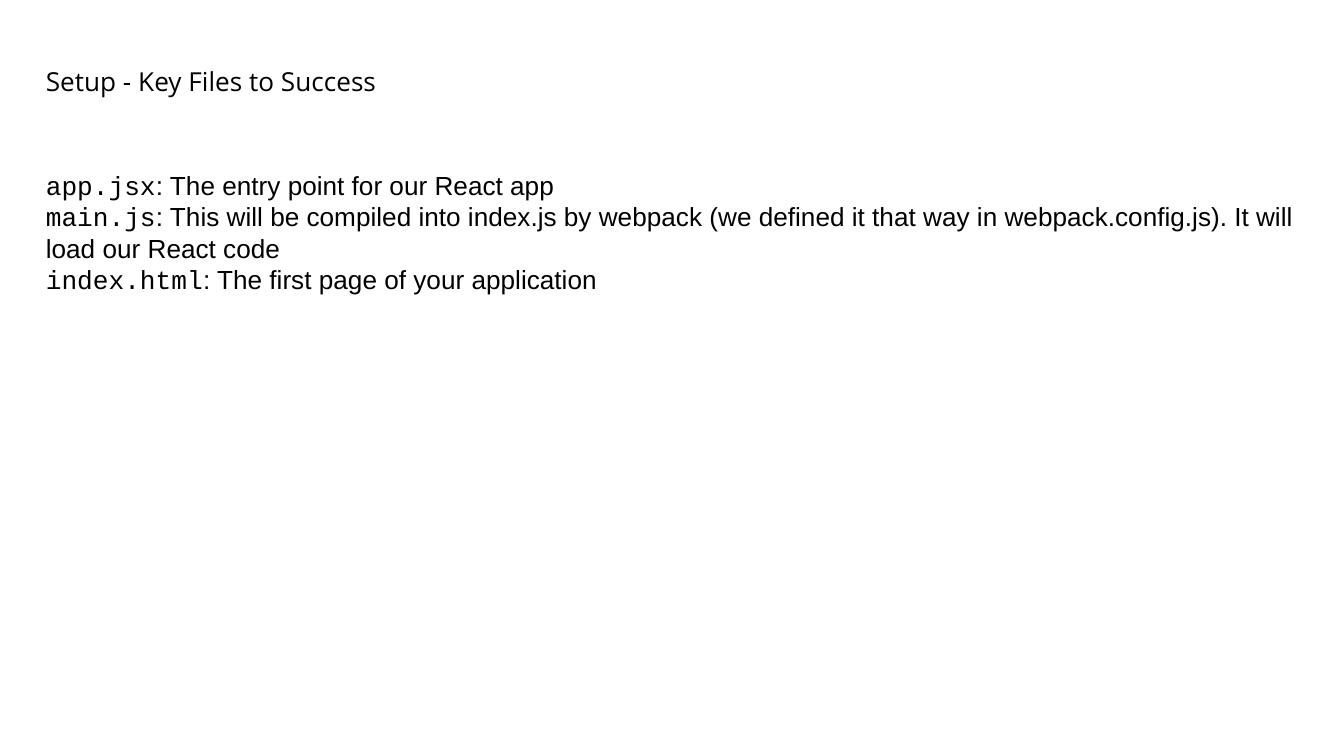
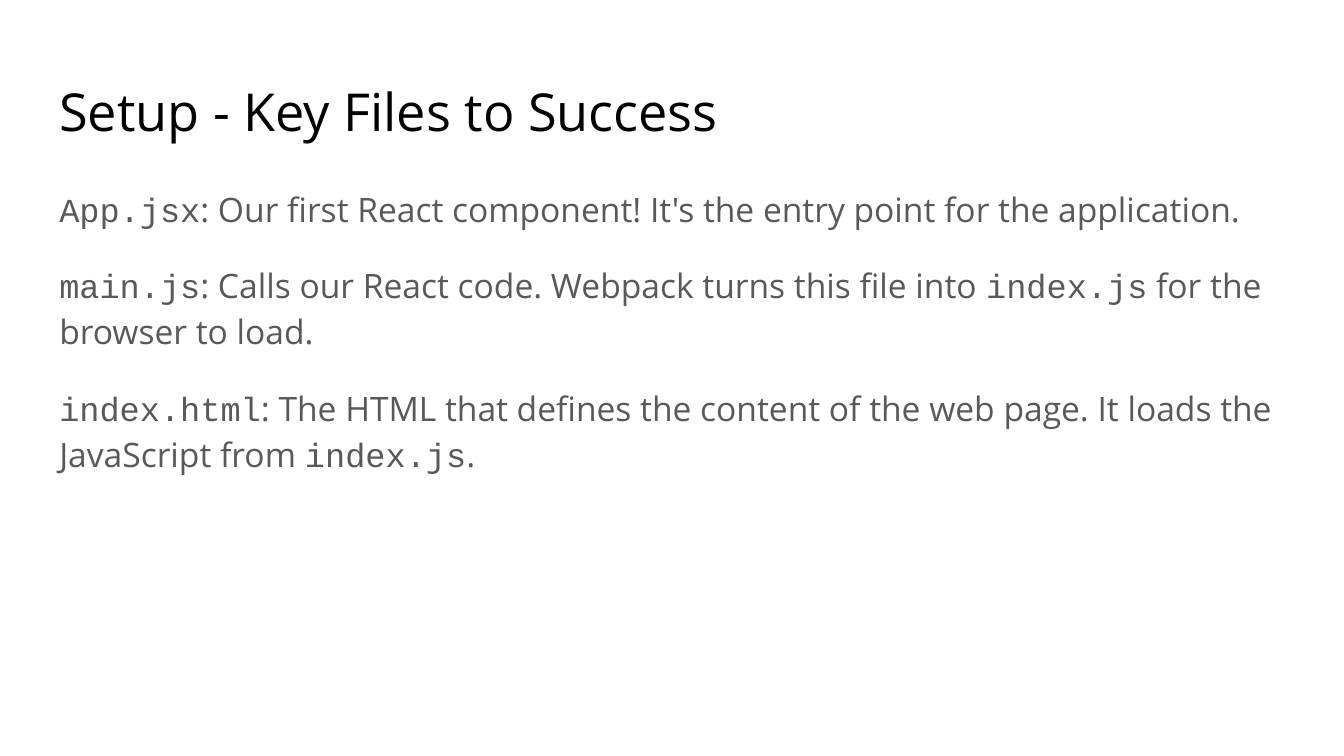
Before and after one commit to appian/hackathons, a slide deck: slide 14 of workshops/react/Intro to React.pptx. Drawn at 1344x756 pixels with LibreOffice and Linux fonts; fonts in the diff are those of the drawing. Boxes give left, top, right and bottom in pixels: in the first picture for what was removed or moved away, otherwise in the second. Text is boxed around its words. In the diff, an @@ line names an element or a change of style, - is before the commit and + after.

Commit message:
Updating React Slides

```diff
--- a/workshops/react/Intro to React.pptx
+++ b/workshops/react/Intro to React.pptx
@@ title "Setup - Key Files to ..." at (59, 91, 718, 144): size 14 to 28 pt @@
@@ text at (59, 196, 1271, 475): text changed; size 14 to 18 pt; font Arial to Open Sans; text colour #000000 to #595959 @@
-app.jsx: The entry point for our React app
-main.js: This will be compiled into index.js by webpack (we defined it that way in webpack.config.js). It will load our React code
-index.html: The first page of your application
+App.jsx: Our first React component! It's the entry point for the application.
+main.js: Calls our React code. Webpack turns this file into index.js for the browser to load.
+index.html: The HTML that defines the content of the web page. It loads the JavaScript from index.js.
```
Also in this commit, not shown: 53 other slides changed, 11 slides added, 25 slides removed.
